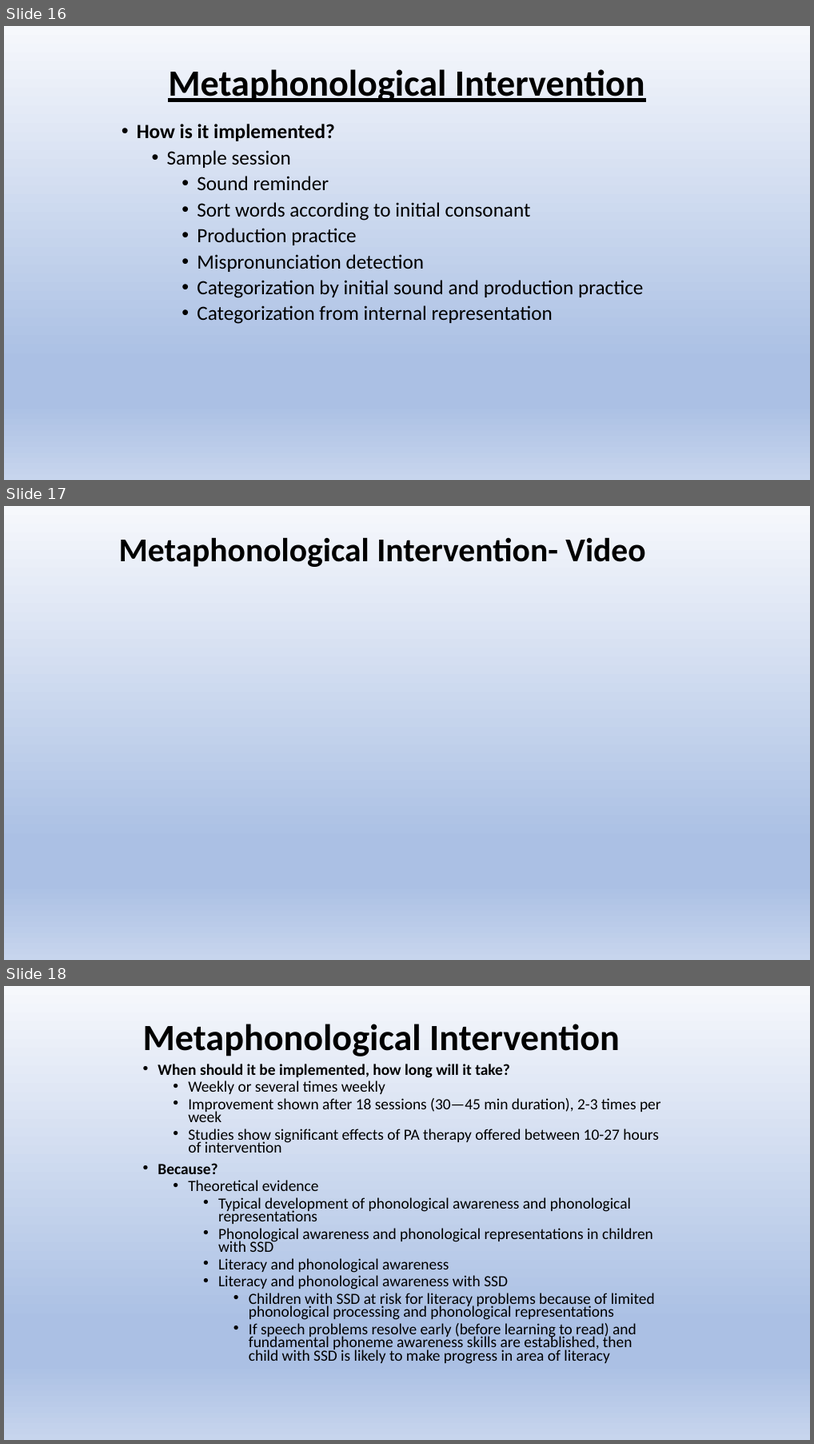
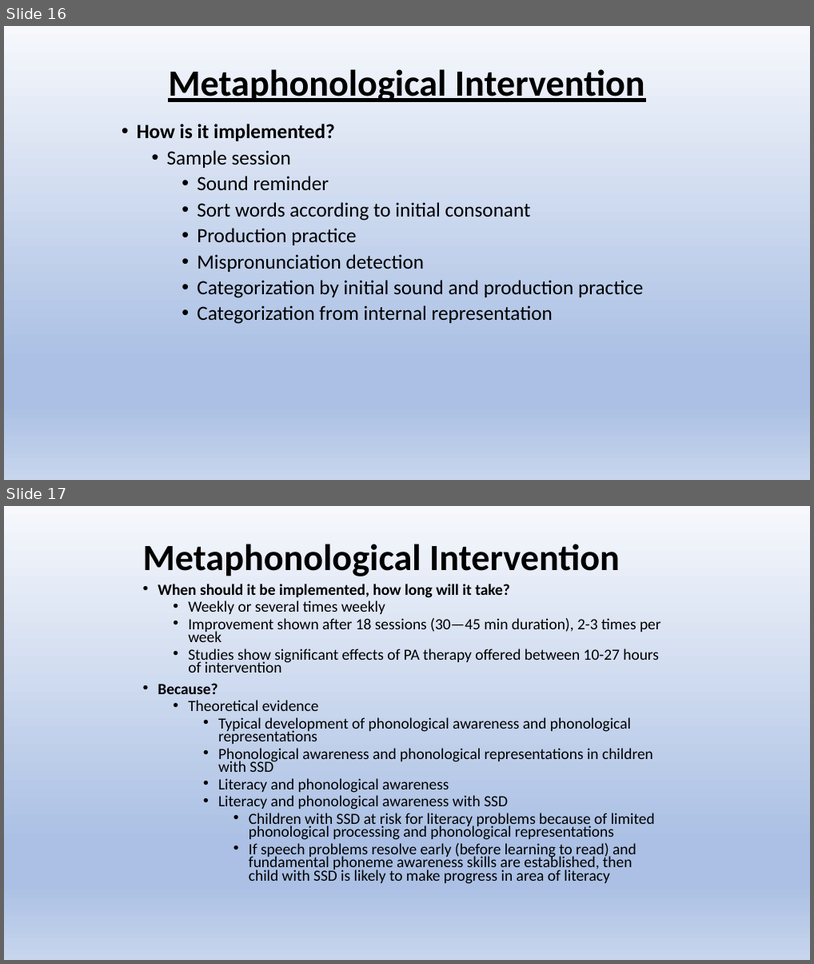
Before and after one commit to Jim-Wright90/cds431_sp22, a slide deck: slides/cds431_week5_2.pptx. Shown one above the other, each under a label of ours: slides 16, 17 and 18 before the commit, slides 16 and 17 after it. The pictures are 814x1444 and 814x964 pixels, drawn with LibreOffice and Linux fonts; fonts in the diff are those of the drawing. Boxes give left, top, right and bottom in pixels: in the first picture for what was removed or moved away, otherwise in the second. Text is boxed around its words. In the diff, an @@ line names an element or a change of style, - is before the commit and + after.

```diff
--- a/slides/cds431_week5_2.pptx
+++ b/slides/cds431_week5_2.pptx
@@ slide 17 removed at (4, 506, 810, 960), background gradient #F6F8FC to #ABC0E4 to #C7D5ED @@
@@ title removed at (119, 537, 646, 567) @@
-Metaphonological Intervention- Video
@@ what was slide 18 is now slide 17 @@
```
Also in this commit, not shown: 6 slides changed, 6 other files.
